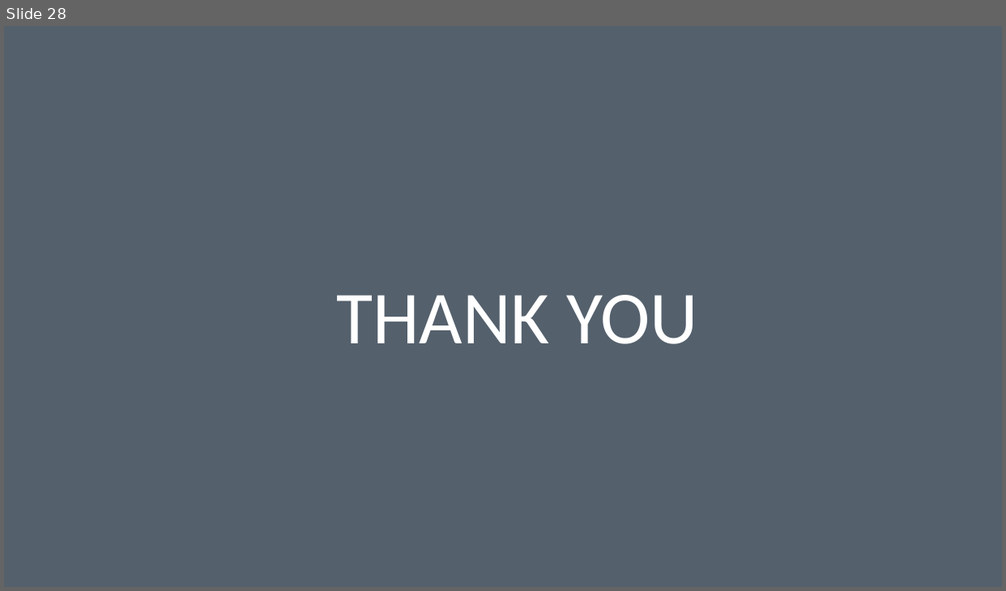
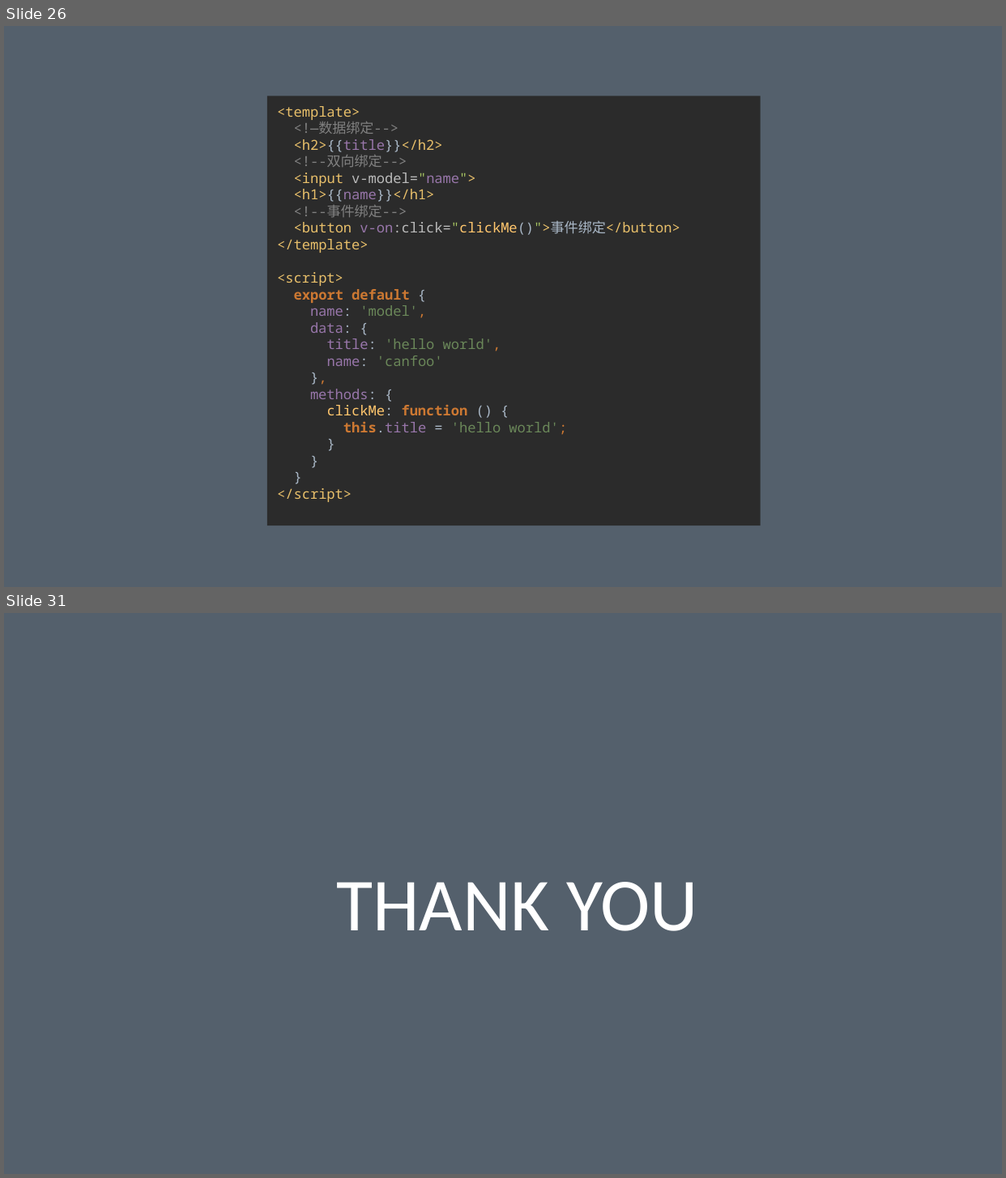
Before and after one commit to geekww/corlex, a slide deck: 自开发页面规范、ES6语法、vue.js技术介绍.pptx. Shown one above the other, each under a label of ours: slide 28 before the commit, slides 26 and 31 after it; the slides between them are not shown. The pictures are 1006x591 and 1006x1178 pixels, drawn with LibreOffice and Linux fonts; fonts in the diff are those of the drawing. Boxes give left, top, right and bottom in pixels: in the first picture for what was removed or moved away, otherwise in the second. Text is boxed around its words. In the diff, an @@ line names an element or a change of style, - is before the commit and + after.

```diff
--- a/自开发页面规范、ES6语法、vue.js技术介绍.pptx
+++ b/自开发页面规范、ES6语法、vue.js技术介绍.pptx
@@ slide 26 added at bbox=[4, 26, 1002, 587], background #FFFFFF; not listed: 1 template element that a slide beside it also shows @@
@@ rectangle added at bbox=[267, 96, 761, 526], fill #2B2B2B, 10 pt, text #E8BF6A @@
+<template>
+<!—数据绑定-->
+<h2>{{title}}</h2>
+<!--双向绑定-->
+<input v-model="name">
+<h1>{{name}}</h1>
+<!--事件绑定-->
+<button v-on:click="clickMe()">事件绑定</button>
+</template>
+<script>
+export default {
+name: 'model',
+data: {
+title: 'hello world',
+name: 'canfoo'
+},
+methods: {
+clickMe: function () {
+this.title = 'hello world';
+}
+}
+}
+</script>
@@ what was slide 28 is now slide 31 @@
```
Also in this commit, not shown: 7 slides changed, 4 other slides added, 2 slides removed, 3 other files.
